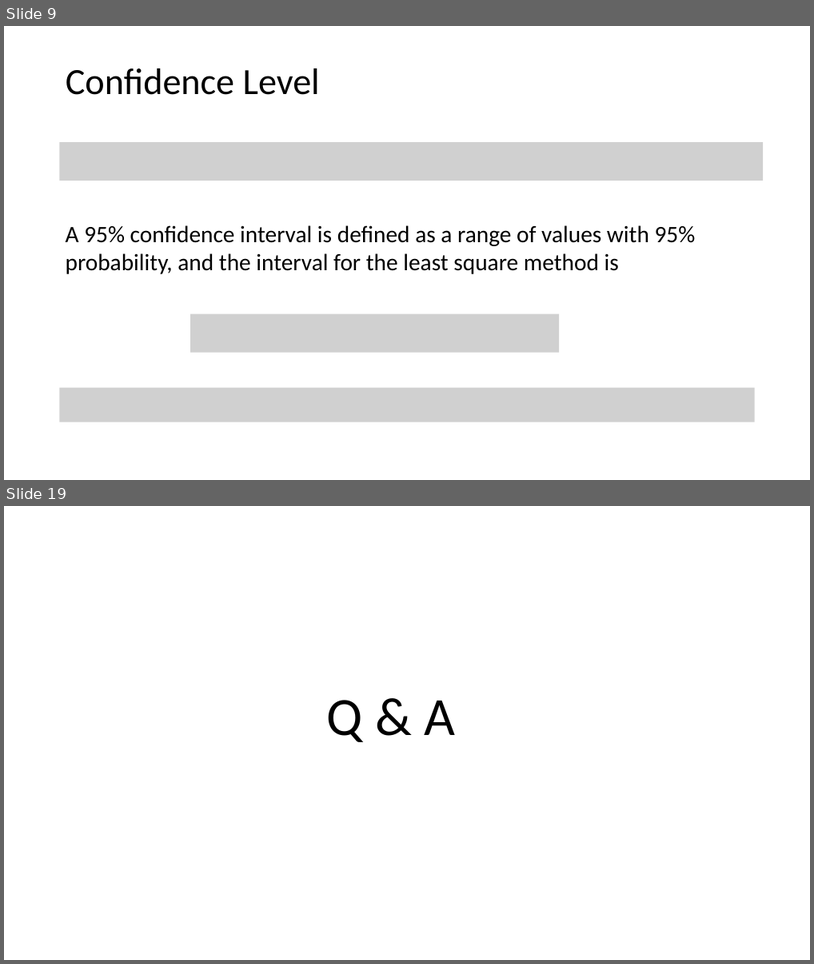
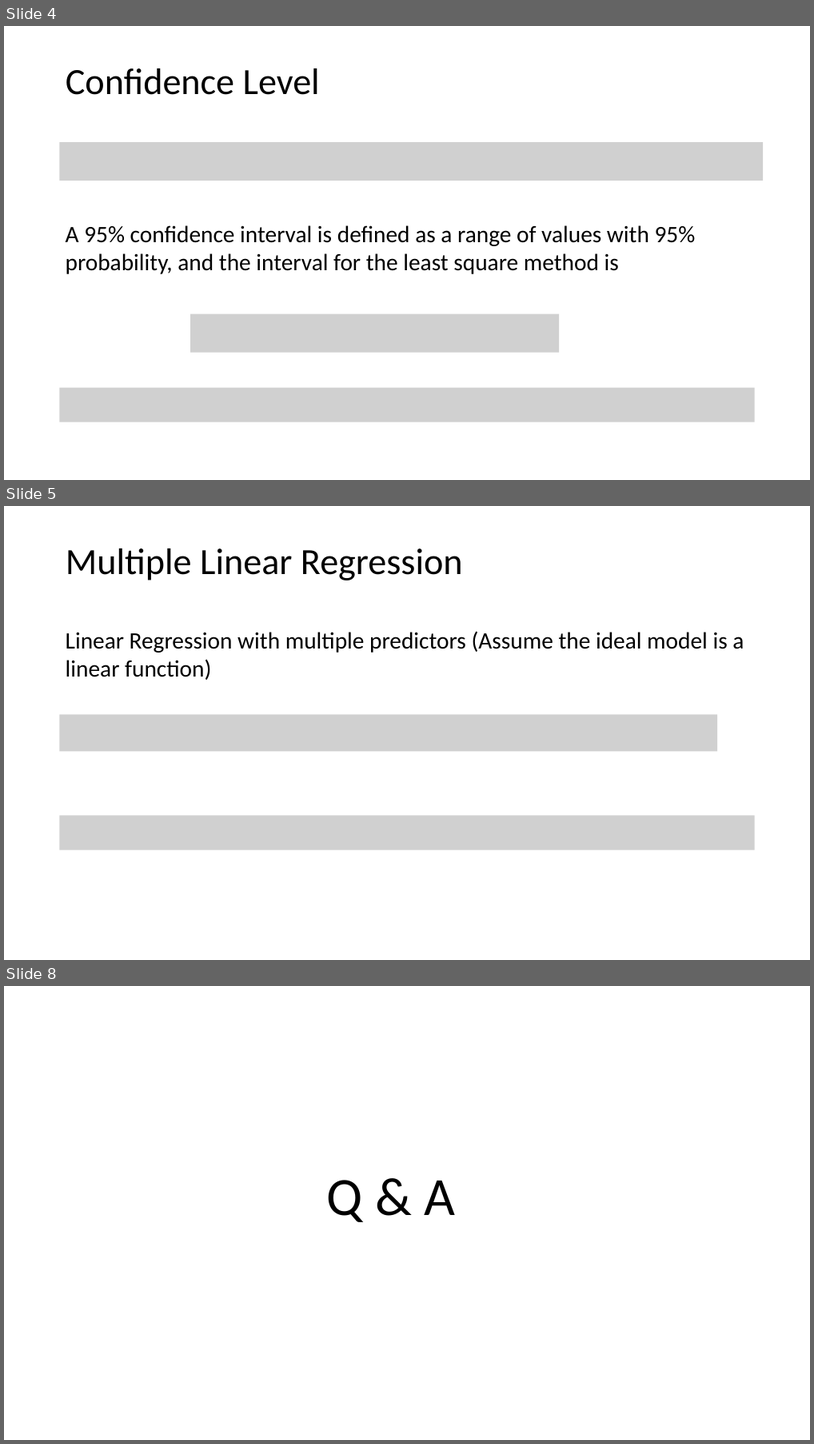
Before and after one commit to tianzheng4/tianzheng4.github.io, a slide deck: _umkc-teaching/slides/Lecture4.pptx. Shown one above the other, each under a label of ours: slides 9 and 19 before the commit, slides 4, 5 and 8 after it; the slides between them are not shown. The pictures are 814x964 and 814x1444 pixels, drawn with LibreOffice and Linux fonts; fonts in the diff are those of the drawing; grey boxes stand for pictures. Boxes give left, top, right and bottom in pixels: in the first picture for what was removed or moved away, otherwise in the second. Text is boxed around its words. In the diff, an @@ line names an element or a change of style, - is before the commit and + after.

```diff
--- a/_umkc-teaching/slides/Lecture4.pptx
+++ b/_umkc-teaching/slides/Lecture4.pptx
@@ slide 5 added at box(4, 506, 810, 960), background #FFFFFF @@
@@ title added at box(66, 548, 463, 580), 44 pt, text #000000 @@
+Multiple Linear Regression
@@ text added at box(66, 631, 744, 680), 28 pt, text #000000 @@
+Linear Regression with multiple predictors (Assume the ideal model is a linear function)
@@ picture added at box(60, 715, 718, 752) @@
@@ picture added at box(60, 815, 755, 850) @@
@@ what was slide 9 is now slide 4 @@
@@ what was slide 19 is now slide 8 @@
```
Also in this commit, not shown: 2 other slides added, 14 slides removed, 3 other files.
